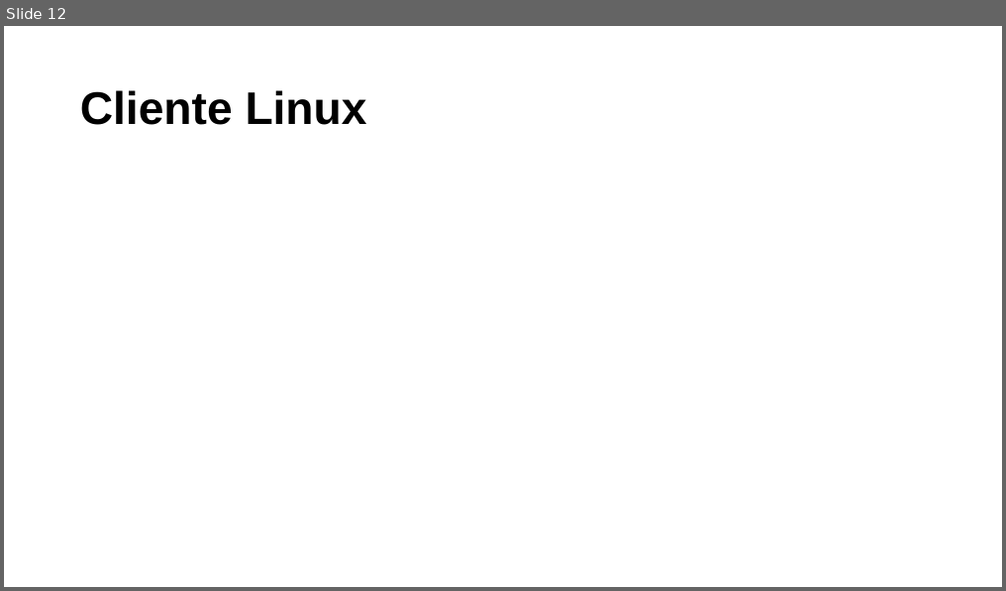
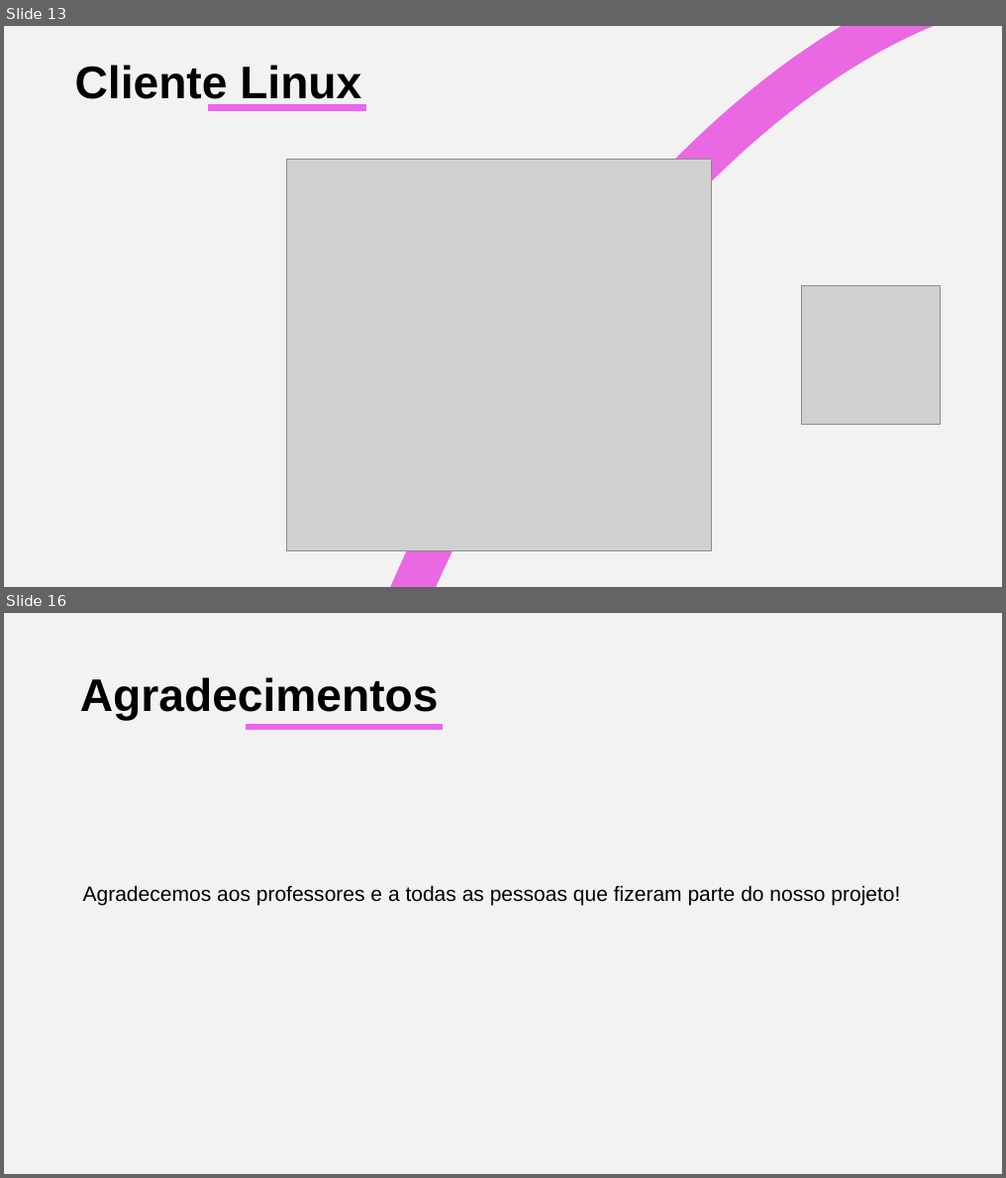
Before and after one commit to BandTec/2ADSA-2021-1-Grupo-01, a slide deck: Apresentação - Prepta.pptx. Shown one above the other, each under a label of ours: slide 12 before the commit, slides 13 and 16 after it; the slides between them are not shown. The pictures are 1006x591 and 1006x1178 pixels, drawn with LibreOffice and Linux fonts; fonts in the diff are those of the drawing; grey boxes stand for pictures. Boxes give left, top, right and bottom in pixels: in the first picture for what was removed or moved away, otherwise in the second. Text is boxed around its words. In the diff, an @@ line names an element or a change of style, - is before the commit and + after.

```diff
--- a/Apresentação - Prepta.pptx
+++ b/Apresentação - Prepta.pptx
@@ slide 16 added at (4,613,1002,1174), background #F2F2F2 @@
@@ title added at (80,677,439,721), 44 pt, text #000000, bold @@
+Agradecimentos
@@ line added from (442, 727) to (245, 727), #ED65F0 6 pt @@
@@ text added at (83,885,900,906), 20 pt, text #000000 @@
+Agradecemos aos professores e a todas as pessoas que fizeram parte do nosso projeto!
@@ what was slide 12 is now slide 13 @@
@@ slide 13 changed as well @@
@@ background #FFFFFF to #F2F2F2 @@
@@ arc (boxed as its full ellipse) added at (114,26,1002,587), outline #EA68E1 40 pt @@
@@ text "Cliente Linux" at (75,65,361,108): vertical alignment middle to top @@
@@ line added from (366, 107) to (208, 107), #ED65F0 6 pt @@
@@ picture added at (287,160,712,551) @@
@@ picture added at (802,285,941,424) @@
```
Also in this commit, not shown: 6 other slides changed, 8 other slides added, 9 slides removed, 1 other file.
